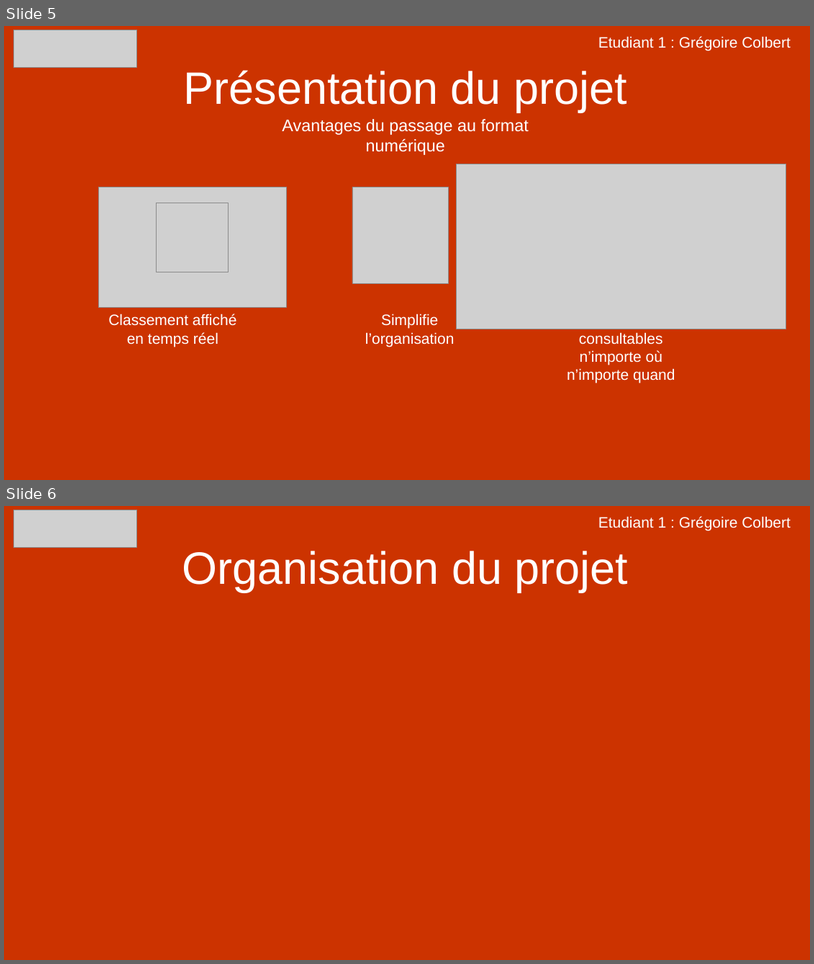
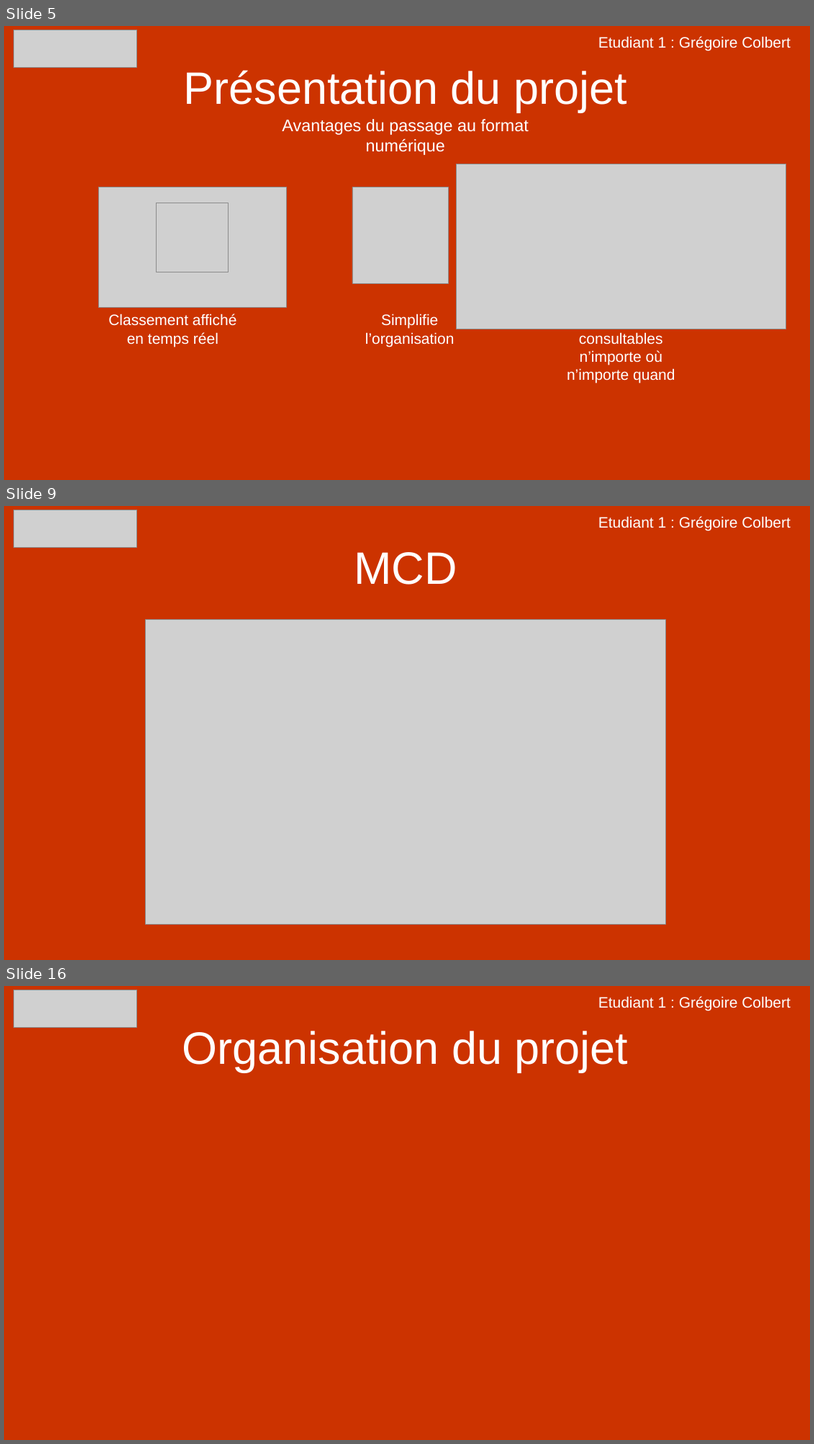
Before and after one commit to Colbert1/Projet_CrossLaPro, a slide deck: Ressources/Presentation_Projet_CrossLaPro_E1_Colbert.pptx. Shown one above the other, each under a label of ours: slides 5 and 6 before the commit, slides 5, 9 and 16 after it; the slides between them are not shown. The pictures are 814x964 and 814x1444 pixels, drawn with LibreOffice and Linux fonts; fonts in the diff are those of the drawing; grey boxes stand for pictures. Boxes give left, top, right and bottom in pixels: in the first picture for what was removed or moved away, otherwise in the second. Text is boxed around its words. In the diff, an @@ line names an element or a change of style, - is before the commit and + after.

Commit message:
Ajout presentation revue 1 colbert

```diff
--- a/Ressources/Presentation_Projet_CrossLaPro_E1_Colbert.pptx
+++ b/Ressources/Presentation_Projet_CrossLaPro_E1_Colbert.pptx
@@ slide 9 added at (4,506,810,960), background #CC3300 @@
@@ picture added at (13,510,137,547) @@
@@ text added at (599,516,791,530), 18 pt, text #FFFFFF @@
+Etudiant 1 : Grégoire Colbert
@@ title added at (354,552,457,584), 54 pt, text #FFFFFF @@
+MCD
@@ picture added at (146,619,666,924) @@
@@ what was slide 6 is now slide 16 @@
```
Also in this commit, not shown: 1 slide changed, 13 other slides added, 4 other files.
